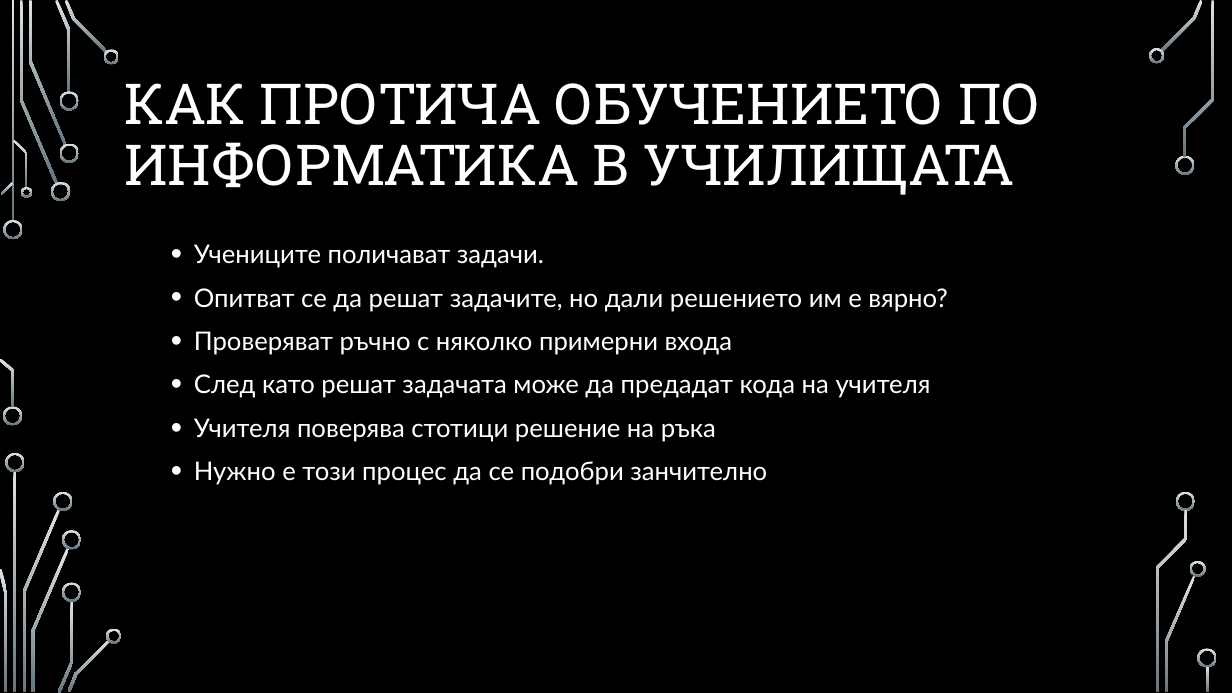
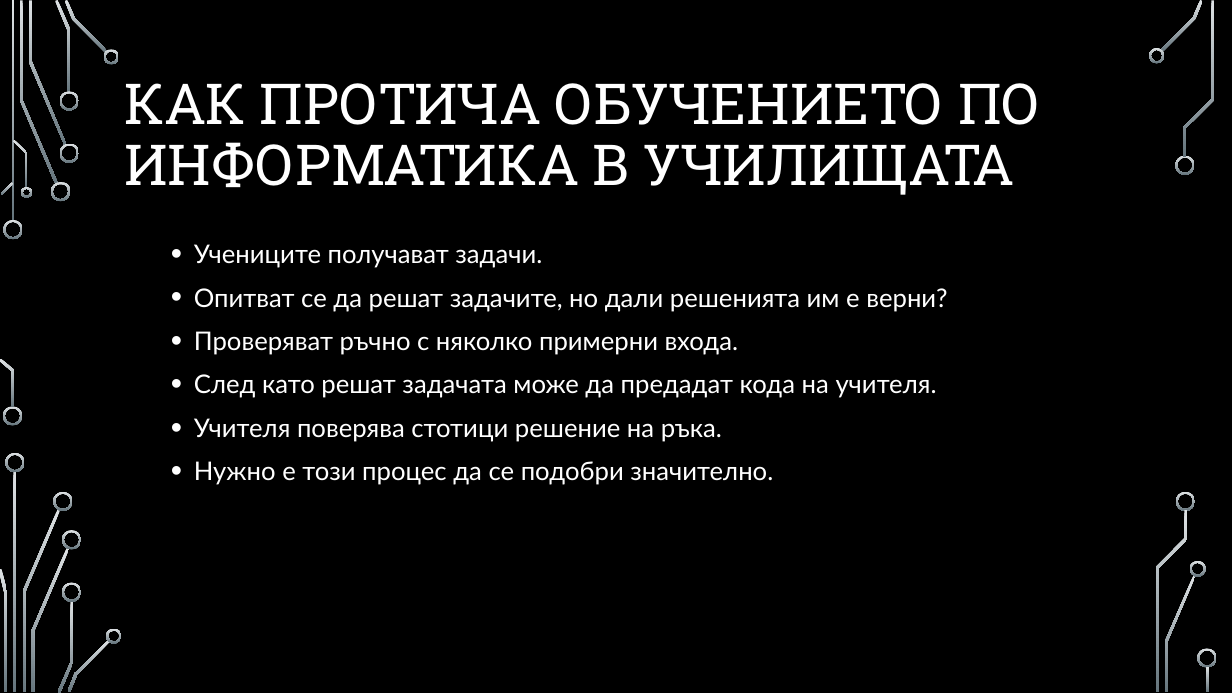
Before and after one commit to NaskoVasilev/JudgeSystem, a slide deck: slide 3 of Documentation/Next steps/How to improve Computer science education.pptx. Drawn at 1232x693 pixels with LibreOffice and Linux fonts; fonts in the diff are those of the drawing; background and template pictures are left out. Boxes give left, top, right and bottom in pixels: in the first picture for what was removed or moved away, otherwise in the second. Text is boxed around its words. In the diff, an @@ line names an element or a change of style, - is before the commit and + after.

```diff
--- a/Documentation/Next steps/How to improve Computer science education.pptx
+++ b/Documentation/Next steps/How to improve Computer science education.pptx
@@ text at bbox=[194, 244, 947, 485]: text changed @@
-  • Учениците поличават задачи.
-  • Опитват се да решат задачите, но дали решението им е вярно?
-  • Проверяват ръчно с няколко примерни входа
-  • След като решат задачата може да предадат кода на учителя
-  • Учителя поверява стотици решение на ръка
-  • Нужно е този процес да се подобри занчително
+  • Учениците получават задачи.
+  • Опитват се да решат задачите, но дали решенията им е верни?
+  • Проверяват ръчно с няколко примерни входа.
+  • След като решат задачата може да предадат кода на учителя.
+  • Учителя поверява стотици решение на ръка.
+  • Нужно е този процес да се подобри значително.
```
Also in this commit, not shown: 4 other slides changed, 1 other file.
